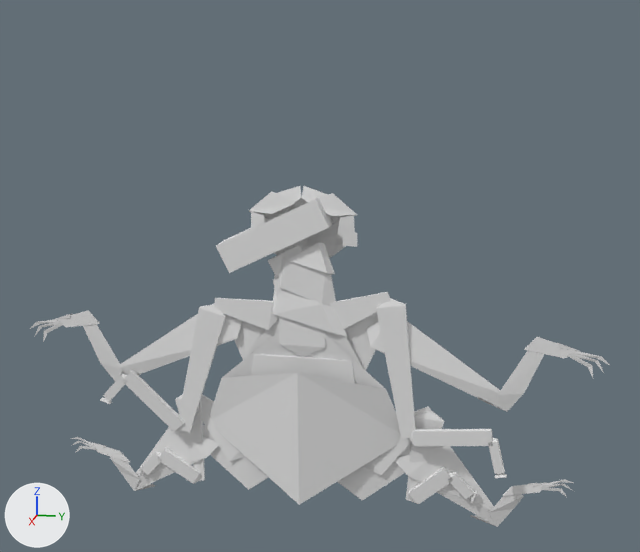
What one commit did to the FBX model Assets 3D/Characters/Paresseux/Paresseux.FBX.
Rendered twice from a 50 mm lens placed at (6.77, 1.49, 2.95), pointed at (-0.05, 0.12, 1.24). The axes (+X, +Y, +Z) are drawn at lower left. The lights are the same throughout. Both versions are drawn at frame 487 of the action 'Take 001'; the numbers are the values there.

Objects in the first picture: 'CenterofMass', 'Head', 'L_Arm01', 'L_Arm02', 'L_Arm03', 'L_Arm04', 'L_Arm05', 'Paresseux', 'R_Arm01', 'R_Arm02', 'R_Arm03', 'R_Arm04', 'R_Leg02', 'R_Leg03', 'Spine'.
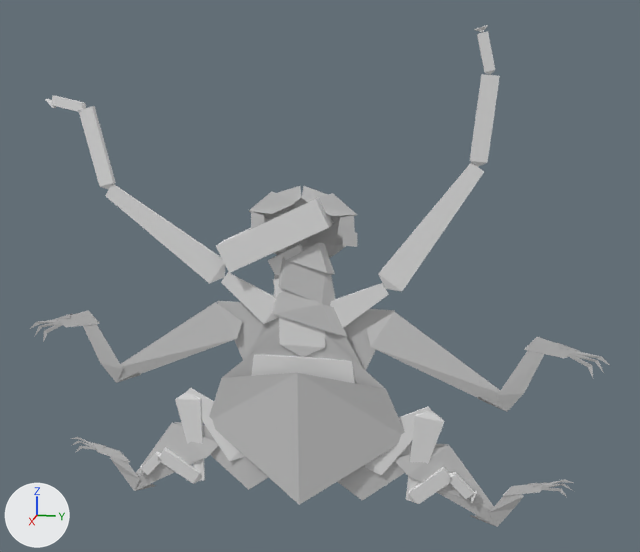
Pixel boxes [x1, y1, x2, y2] of what changed, in the pictures (640 x 552 px):
'Paresseux', recoloured: [30, 186, 609, 527] in both
'R_Arm02', turned: before [376, 298, 416, 439]; after [378, 162, 484, 291]
'L_Arm02', turned: before [179, 304, 227, 433]; after [105, 184, 226, 284]
'R_Arm03', turned: before [409, 429, 493, 446]; after [470, 74, 500, 167]
'L_Arm03', turned: before [122, 370, 184, 432]; after [78, 106, 116, 190]
'L_Arm01', turned: before [214, 298, 279, 330]; after [221, 272, 279, 324]
'R_Arm01', turned: before [330, 292, 391, 329]; after [330, 283, 389, 328]
'R_Arm04', turned: before [489, 438, 505, 474]; after [477, 31, 495, 75]
'L_Arm04', turned: before [103, 374, 127, 402]; after [51, 96, 86, 112]
'R_Arm05', turned: before [494, 473, 507, 478]; after [474, 25, 488, 33]
'L_Arm05', turned: before [100, 398, 112, 404]; after [45, 99, 56, 108]

Patch to the scene script:
```diff
--- a/Assets 3D/Characters/Paresseux/Paresseux.FBX.py
+++ b/Assets 3D/Characters/Paresseux/Paresseux.FBX.py
@@ mat_03___default @@
+mat_03___default = principled_material('03 - Default')
+mat_03___default.base_color = (0.588, 0.588, 0.588)  # light grey #cacaca
+mat_03___default.roughness = 0.859
@@ me_paresseux @@
 me_paresseux.from_pydata(...)  # 272 vertices, 204 faces; spans x -25.0..25.0, y -240.0..240.0, z -89.0..198.0
+me_paresseux.materials.append(mat_03___default)  # light grey #cacaca
@@ ob_r_arm01 @@
 ob_r_arm01.location = (32.89, 19.23, 0.0)
-ob_r_arm01.rotation_euler = (0.0, 0.0, 1.183)  # degrees (0, 0, 68)
+ob_r_arm01.rotation_euler = (0.0, 0.0, 1.035)  # degrees (0, 0, 59)
@@ ob_l_arm03 @@
 ob_l_arm03.location = (118.1, -0.0000458, -0.0000191)
-ob_l_arm03.rotation_euler = (-0.0573, 0.0443, 2.087)  # degrees (-3.3, 2.5, 120)
+ob_l_arm03.rotation_euler = (-0.0597, -0.0574, 0.689)  # degrees (-3.4, -3.3, 39)
@@ ob_r_arm03 @@
 ob_r_arm03.location = (118.1, 0.0000458, 0.0)
-ob_r_arm03.rotation_euler = (0.0335, 0.0757, -1.545)  # degrees (1.9, 4.3, -89)
+ob_r_arm03.rotation_euler = (0.0822, 0.00998, -0.511)  # degrees (4.7, 0.6, -29)
@@ ob_r_arm02 @@
 ob_r_arm02.location = (55.14, 0.0, 0.0)
-ob_r_arm02.rotation_euler = (0.0, 0.0, 1.809)  # degrees (0, 0, 104)
+ob_r_arm02.rotation_euler = (0.0, 0.0, -0.428)  # degrees (0, 0, -25)
@@ ob_l_arm01 @@
 ob_l_arm01.location = (32.89, -19.2, 0.0)
-ob_l_arm01.rotation_euler = (0.0, 0.0, -1.423)  # degrees (0, 0, -82)
+ob_l_arm01.rotation_euler = (0.0, 0.0, -0.971)  # degrees (0, 0, -56)
@@ ob_l_arm02 @@
 ob_l_arm02.location = (55.14, 0.0, 0.0)
-ob_l_arm02.rotation_euler = (0.0, 0.0, -1.45)  # degrees (0, 0, -83)
+ob_l_arm02.rotation_euler = (0.0, 0.0, 0.021)  # degrees (0, 0, 1.2)
@@ ob_r_arm05 @@
 ob_r_arm05.location = (30.49, 0.0000153, 0.0)
+ob_r_arm05.rotation_euler = (0.0, 0.0, -0.0582)  # degrees (0, 0, -3.3)
@@ ob_r_arm04 @@
 ob_r_arm04.location = (67.13, -0.0000153, 0.0)
-ob_r_arm04.rotation_euler = (0.0, 0.0, 1.458)  # degrees (0, 0, 84)
+ob_r_arm04.rotation_euler = (0.0, 0.0, -0.329)  # degrees (0, 0, -19)
@@ ob_l_arm05 @@
 ob_l_arm05.location = (30.49, -0.0000305, 0.0)
-ob_l_arm05.rotation_euler = (0.0, 0.0, -0.374)  # degrees (0, 0, -21)
+ob_l_arm05.rotation_euler = (0.0, 0.0, -0.981)  # degrees (0, 0, -56)
@@ ob_l_arm04 @@
 ob_l_arm04.location = (67.13, -0.0000305, 0.0000153)
-ob_l_arm04.rotation_euler = (0.0, 0.0, -1.62)  # degrees (0, 0, -93)
+ob_l_arm04.rotation_euler = (0.0, 0.0, -1.108)  # degrees (0, 0, -63)
```
